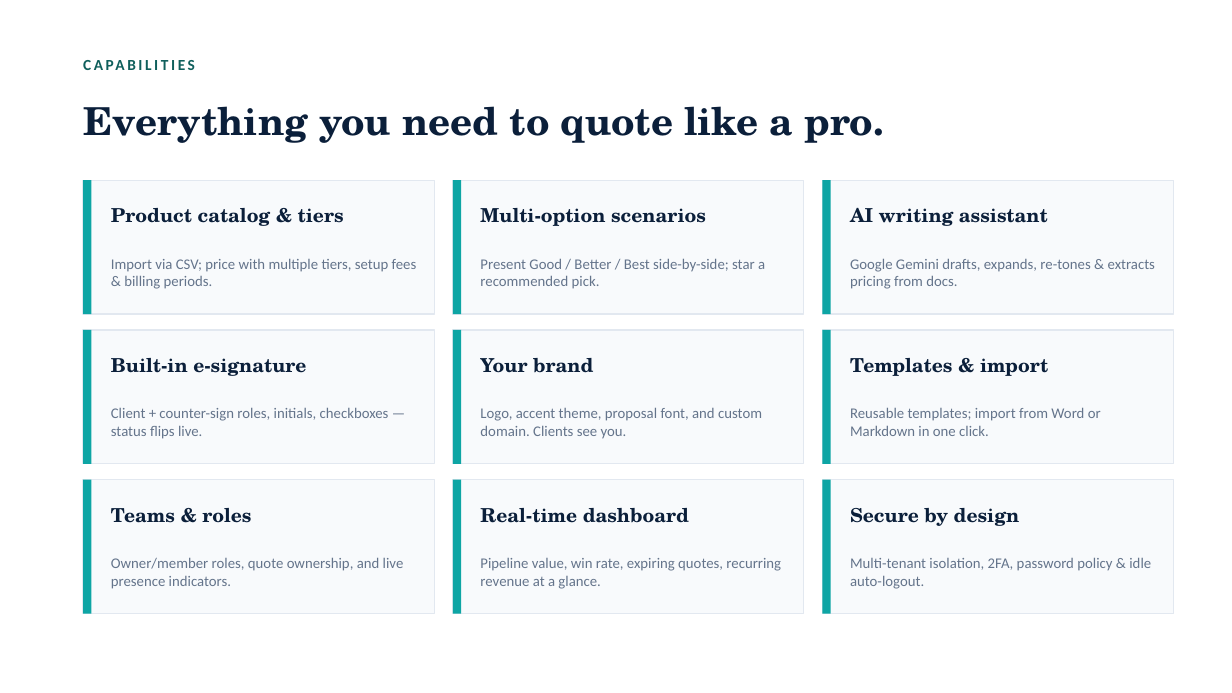
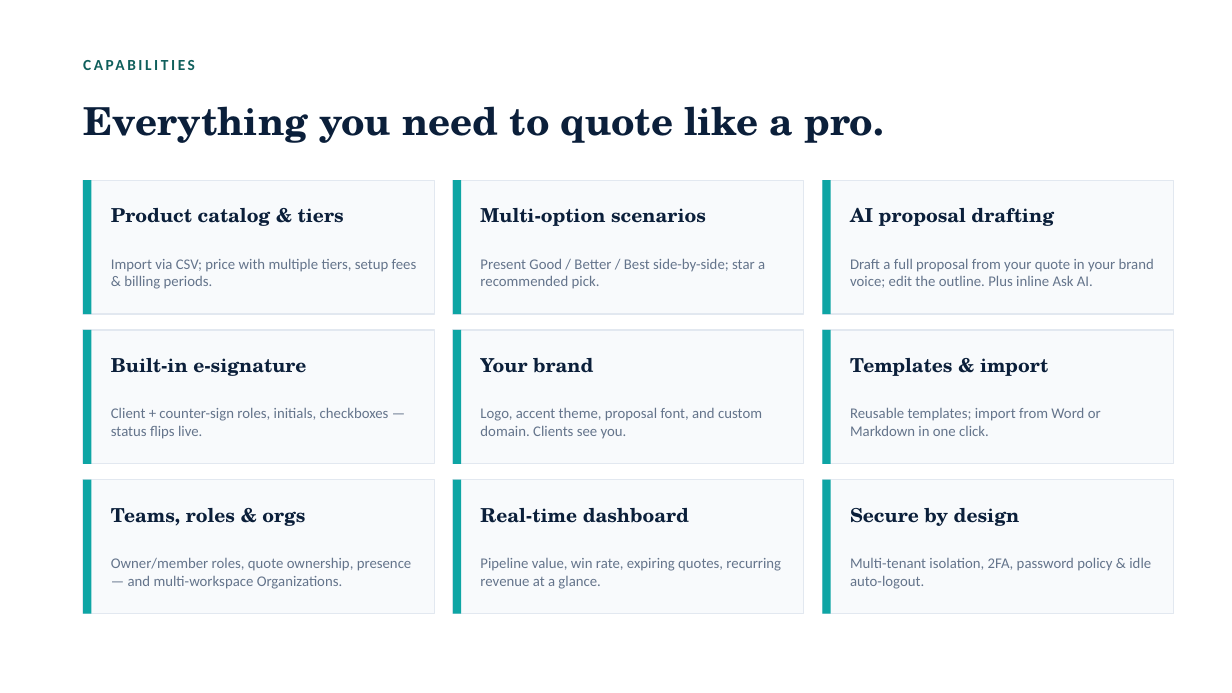
Before and after one commit to spandya007/ultraquote, a slide deck: slide 4 of marketing-materials/ultraquote-deck.pptx. Drawn at 1232x693 pixels with LibreOffice and Linux fonts; fonts in the diff are those of the drawing. Boxes give left, top, right and bottom in pixels: in the first picture for what was removed or moved away, otherwise in the second. Text is boxed around its words. In the diff, an @@ line names an element or a change of style, - is before the commit and + after.

```diff
--- a/marketing-materials/ultraquote-deck.pptx
+++ b/marketing-materials/ultraquote-deck.pptx
@@ text at [850, 208, 1054, 226]: text changed @@
-AI writing assistant
+AI proposal drafting
@@ text at [850, 259, 1154, 288]: text changed @@
-Google Gemini drafts, expands, re-tones & extracts pricing from docs.
+Draft a full proposal from your quote in your brand voice; edit the outline. Plus inline Ask AI.
@@ text at [111, 508, 305, 526]: text changed @@
-Teams & roles
+Teams, roles & orgs
@@ text at [111, 558, 412, 589]: text changed @@
-Owner/member roles, quote ownership, and live presence indicators.
+Owner/member roles, quote ownership, presence — and multi-workspace Organizations.
```
Also in this commit, not shown: 3 other slides changed, 6 other files.
